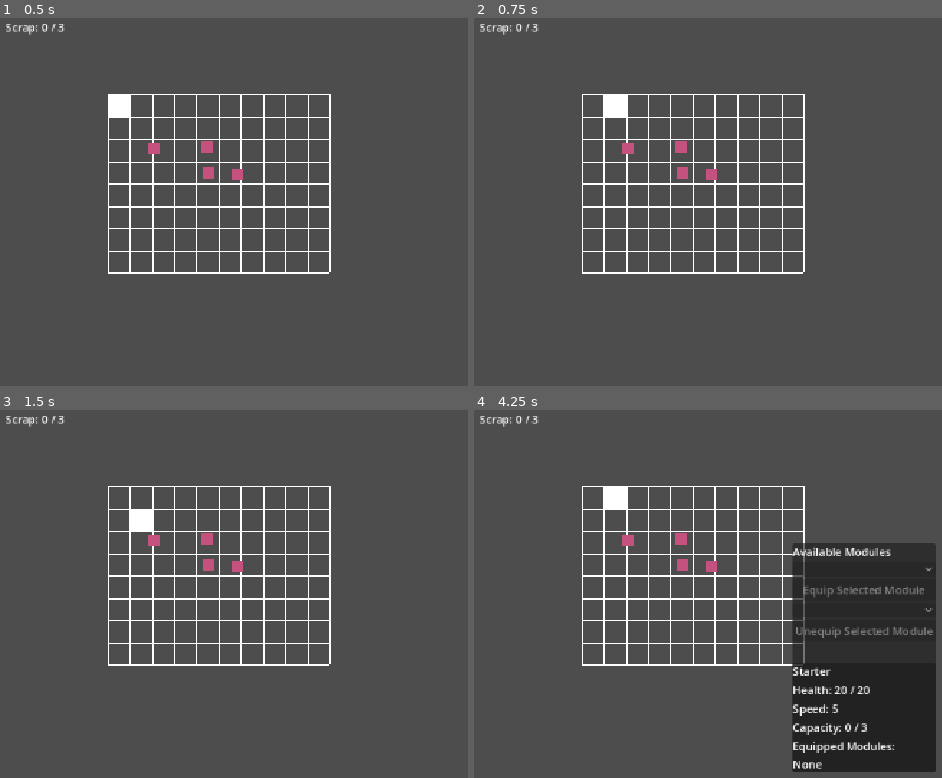
Above: before the commit, frames 1-4 (two rows, left to right).
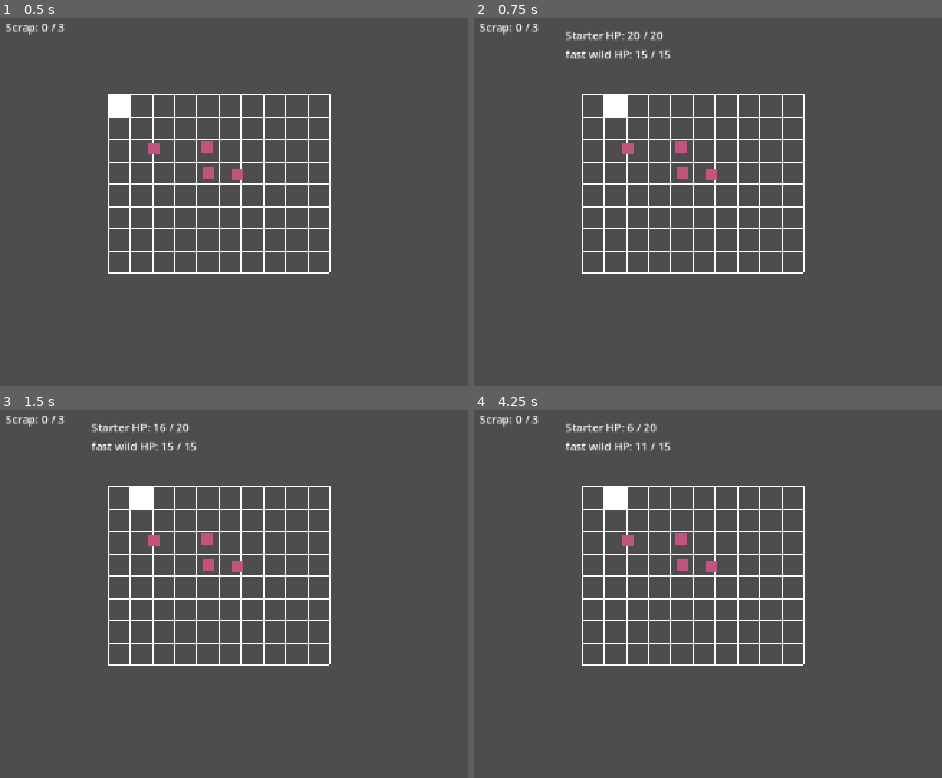
Above: after the commit, the same moments.

Repository: LionNaiman/Scraptures
Game: Godot game, scene res://scenes/main.tscn
Same seed, same stepped clock (60 frames per second), same inputs: the game is played once before the commit and once after it.
Inputs:
- Up to frame 1 (0.5 s): no input
- Up to frame 2 (0.75 s): tap Enter at 0.5 s; hold D (move_right) from 0.53 s (still down); hold B (test_battle) from 0.53 s (still down)
- Up to frame 3 (1.5 s): tap G (battle_guard, bound only after the commit) at 0.8, 1.35 s; tap Space at 1.25 s; release D (move_right) at 1.28 s; release B (test_battle) at 1.28 s; hold S (move_down) from 1.28 s (still down)
- Up to frame 4 (4.25 s): tap B (test_battle) at 1.55, 3.05 s; tap Enter at 2, 3.5 s; release S (move_down) at 2.03 s; hold D (move_right) 2.03-2.78 s; hold B (test_battle) 2.03-2.78 s; tap G (battle_guard, bound only after the commit) at 2.3, 2.85, 3.8 s; tap Space at 2.75 s; hold W (move_up) 2.78-3.53 s; hold A (move_left) from 3.53 s (still down); hold B (test_battle) from 3.53 s (still down); tap I (inventory) at 4.15 s

Frame 1 is identical in both runs. In frame 2, 0.5% of the frame differs, in the area x 19-43%, y 3-12%; in frame 3, 1.0%; in frame 4, 18%, in the area x 19-99%, y 3-99%.

Commit message:
Complete Week 3 turn-based battle

Diff:
--- a/project.godot
+++ b/project.godot
@@ -56,6 +56,16 @@
 "events": [Object(InputEventKey,"resource_local_to_scene":false,"resource_name":"","device":16,"window_id":0,"alt_press …(190 unchanged characters)…
 ]
 }
+battle_basic_attack={
+"deadzone": 0.2,
+"events": [Object(InputEventKey,"resource_local_to_scene":false,"resource_name":"","device":16,"window_id":0,"alt_pressed":false,"shift_pressed":false,"ctrl_pressed":false,"meta_pressed":false,"pressed":false,"keycode":0,"physical_keycode":65,"key_label":0,"unicode":0,"location":0,"echo":false,"script":null)
+]
+}
+battle_guard={
+"deadzone": 0.2,
+"events": [Object(InputEventKey,"resource_local_to_scene":false,"resource_name":"","device":16,"window_id":0,"alt_pressed":false,"shift_pressed":false,"ctrl_pressed":false,"meta_pressed":false,"pressed":false,"keycode":0,"physical_keycode":71,"key_label":0,"unicode":0,"location":0,"echo":false,"script":null)
+]
+}
 
 [physics]
 
--- a/scenes/Battle/Battle.tscn
+++ b/scenes/Battle/Battle.tscn
@@ -4,3 +4,23 @@
 
 [node name="Battle" type="Node" unique_id=327489164]
 script = ExtResource("1_os6yq")
+
+[node name="BattleUI" type="CanvasLayer" parent="." unique_id=1990067282]
+
+[node name="HealthDisplay" type="VBoxContainer" parent="BattleUI" unique_id=477133339]
+anchors_preset = -1
+anchor_left = 0.011000001
+anchor_right = 0.011000001
+offset_left = 123.328
+offset_top = 22.0
+offset_right = 150.328
+offset_bottom = 72.0
+
+[node name="PlayerHealthLabel" type="Label" parent="BattleUI/HealthDisplay" unique_id=1466581221]
+layout_mode = 2
+
+[node name="EnemyHealthLabel" type="Label" parent="BattleUI/HealthDisplay" unique_id=1499724728]
+layout_mode = 2
+
+[node name="ResultLabel" type="Label" parent="BattleUI/HealthDisplay" unique_id=1432090024]
+layout_mode = 2
--- a/scripts/Battle/battle.gd
+++ b/scripts/Battle/battle.gd
@@ -1,5 +1,6 @@
 class_name Battle
 extends Node
+signal battle_ended
 
 enum BattleState {
 	INACTIVE,
@@ -8,11 +9,36 @@
 	ENDED
 }
 
+enum BattleAction {
+	BASIC_ATTACK,
+	GUARD
+}
+
 const BASIC_ATTACK_DAMAGE: int = 4
+const GUARDED_DAMAGE: int = 2
 
 var current_state: BattleState = BattleState.INACTIVE
 var player_scrapture: ScraptureRuntime
 var enemy_scrapture: ScraptureRuntime
+@onready var player_health_label: Label = (
+	$BattleUI/HealthDisplay/PlayerHealthLabel
+)
+
+@onready var enemy_health_label: Label = (
+	$BattleUI/HealthDisplay/EnemyHealthLabel
+)
+@onready var result_label: Label = (
+	$BattleUI/HealthDisplay/ResultLabel
+)
+@onready var battle_ui: CanvasLayer = $BattleUI
+
+
+
+
+func _ready() -> void:  #godot calls this func auto once battle.tcn enters the scene tree
+	battle_ui.visible = false
+
+
 
 
 func initialize(
@@ -21,7 +47,9 @@
 ) -> void:
 	player_scrapture = player
 	enemy_scrapture = enemy
+	battle_ui.visible = true
 	current_state = BattleState.WAITING_FOR_PLAYER_ACTION
+	result_label.text = ""
 
 	print(
 		"Battle: ",
@@ -31,20 +59,45 @@
 	)
 
 	print("Waiting for player action.")
-
-func get_first_scrapture() -> ScraptureRuntime: #trun order function which decides who gets the first move
+	update_health_display()
+	result_label.text = ""
+
+
+
+func is_active() -> bool:
+	return (
+		current_state != BattleState.INACTIVE
+		and current_state != BattleState.ENDED
+	)
+
+
+
+func choose_enemy_action() -> BattleAction:
+	var half_health: float = enemy_scrapture.get_final_max_health() / 2.0
+
+	if enemy_scrapture.current_health <= half_health:
+		return BattleAction.GUARD
+
+	return BattleAction.BASIC_ATTACK
+
+
+
+func get_first_scrapture() -> ScraptureRuntime: # trun order function which decides who gets the first move
 	if player_scrapture.get_final_speed() >= enemy_scrapture.get_final_speed():
 		return player_scrapture
 
 	return enemy_scrapture
 
+
+
 func perform_basic_attack(
 	attacker: ScraptureRuntime,
-	defender: ScraptureRuntime
+	defender: ScraptureRuntime,
+	damage: int = BASIC_ATTACK_DAMAGE
 ) -> void:
 	if current_state == BattleState.ENDED:
 		return
-	defender.take_damage(BASIC_ATTACK_DAMAGE)
+	defender.take_damage(damage)
 
 
 	print(
@@ -52,7 +105,7 @@
 		" attacks ",
 		defender.definition.display_name,
 		" for ",
-		BASIC_ATTACK_DAMAGE,
+		damage,
 		" damage."
 	)
 
@@ -68,28 +121,106 @@
 		)
 		end_battle(defender)
 
-func end_battle(defeated_scrapture: ScraptureRuntime) -> void: # Now the battle knows who won
+
+func end_battle(defeated_scrapture: ScraptureRuntime) -> void:
 	current_state = BattleState.ENDED
 
 	if defeated_scrapture == enemy_scrapture:
 		print("Player won the battle.")
+		result_label.text = "Victory!"
 	else:
 		print("Player lost the battle.")
+		result_label.text = "Defeat!"
+
+	battle_ended.emit()
 
 func perform_basic_attack_round() -> void:
+	perform_round(BattleAction.BASIC_ATTACK)
+
+
+func perform_guard_round() -> void:
+	perform_round(BattleAction.GUARD)
+
+
+
+func perform_round(player_action: BattleAction) -> void:
 	if current_state != BattleState.WAITING_FOR_PLAYER_ACTION:
 		return
 
 	current_state = BattleState.RESOLVING
 
-	var first_scrapture: ScraptureRuntime = get_first_scrapture()
-
-	if first_scrapture == player_scrapture:
-		perform_basic_attack(player_scrapture, enemy_scrapture)
-		perform_basic_attack(enemy_scrapture, player_scrapture)
-	else:
-		perform_basic_attack(enemy_scrapture, player_scrapture)
-		perform_basic_attack(player_scrapture, enemy_scrapture)
+	var enemy_action: BattleAction = choose_enemy_action()
+
+	if player_action == BattleAction.GUARD:
+		print(
+			player_scrapture.definition.display_name,
+			" guards."
+		)
+
+	if enemy_action == BattleAction.GUARD:
+		print(
+			enemy_scrapture.definition.display_name,
+			" guards."
+		)
+
+	if (
+		player_action == BattleAction.BASIC_ATTACK
+		and enemy_action == BattleAction.BASIC_ATTACK
+	):
+		var first_scrapture: ScraptureRuntime = get_first_scrapture()
+
+		if first_scrapture == player_scrapture:
+			perform_basic_attack(player_scrapture, enemy_scrapture)
+
+			if current_state != BattleState.ENDED:
+				perform_basic_attack(enemy_scrapture, player_scrapture)
+		else:
+			perform_basic_attack(enemy_scrapture, player_scrapture)
+
+			if current_state != BattleState.ENDED:
+				perform_basic_attack(player_scrapture, enemy_scrapture)
+
+	elif (
+		player_action == BattleAction.BASIC_ATTACK
+		and enemy_action == BattleAction.GUARD
+	):
+		perform_basic_attack(
+			player_scrapture,
+			enemy_scrapture,
+			GUARDED_DAMAGE
+		)
+
+	elif (
+		player_action == BattleAction.GUARD
+		and enemy_action == BattleAction.BASIC_ATTACK
+	):
+		perform_basic_attack(
+			enemy_scrapture,
+			player_scrapture,
+			GUARDED_DAMAGE
+		)
+
+	update_health_display()
 
 	if current_state != BattleState.ENDED:
 		current_state = BattleState.WAITING_FOR_PLAYER_ACTION
+
+
+#----------------------------- UI ---------------------------
+
+func update_health_display() -> void:
+	player_health_label.text = (
+		player_scrapture.definition.display_name
+		+ " HP: "
+		+ str(player_scrapture.current_health)
+		+ " / "
+		+ str(player_scrapture.get_final_max_health())
+	)
+
+	enemy_health_label.text = (
+		enemy_scrapture.definition.display_name
+		+ " HP: "
+		+ str(enemy_scrapture.current_health)
+		+ " / "
+		+ str(enemy_scrapture.get_final_max_health())
+	)
--- a/scripts/main.gd
+++ b/scripts/main.gd
@@ -19,6 +19,8 @@
 	connect_module_pickup_signals() #connect the module pickup signals
 	update_scrap_label() #display the label text right away
 	create_starter_scrapture() #create the starter scrapture
+	battle.battle_ended.connect(_on_battle_ended) #battle ended signal connection
+
 
 
 
@@ -37,6 +39,11 @@
 	inventory_screen.show_feedback("")
 	inventory_screen.display_inventory(module_inventory)
 	inventory_screen.display_scrapture(starter_scrapture)
+
+func _on_battle_ended() -> void:
+	player.set_process_unhandled_input(true)
+
+
 
 
 func _on_equip_requested(module: ModuleDefinition) -> void:
@@ -72,11 +79,19 @@
 	enemy_scrapture.initialize(fast_wild_definition)
 
 func _unhandled_input(event: InputEvent) -> void: #this is the function that will be called when the input is received
-	if event.is_action_pressed("inventory"): #this is the command that will be sent to the inventory screen
-		inventory_screen.visible = not inventory_screen.visible #this is the command that will be sent to the inventory screen
+	if event.is_action_pressed("inventory"):
+		if battle.is_active():
+			return
+
+		inventory_screen.visible = not inventory_screen.visible
 		player.set_process_unhandled_input(not inventory_screen.visible)
 	if event.is_action_pressed("test_battle"):
 		start_test_battle()
+	if event.is_action_pressed("battle_basic_attack"):
+		battle.perform_basic_attack_round()
+	if event.is_action_pressed("battle_guard"):
+		battle.perform_guard_round()
+
 
 func connect_module_pickup_signals() -> void:
 	var module_pickup_nodes: Array[Node] = (
@@ -140,5 +155,16 @@
 
 
 func start_test_battle() -> void:
+	if battle.is_active():
+		return
+
+	if starter_scrapture.is_defeated():
+		print("Starter is defeated and cannot battle.")
+		return
+
+	inventory_screen.visible = false
+
 	create_enemy_scrapture()
 	battle.initialize(starter_scrapture, enemy_scrapture)
+
+	player.set_process_unhandled_input(false)
Not shown, removed: docs/Scraptures_Session_Progress_Log_2026-08-26_Session_6.md
Not shown, added: docs/Scraptures_Session_Progress_Log_2026-08-31_Session_7.md
